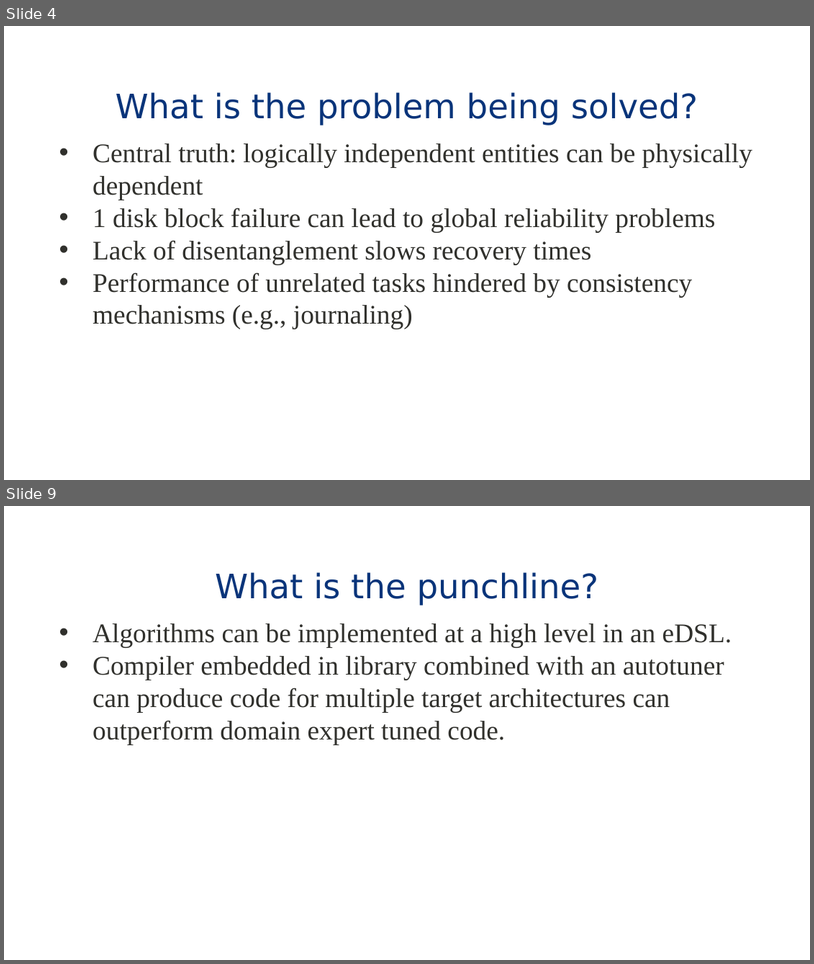
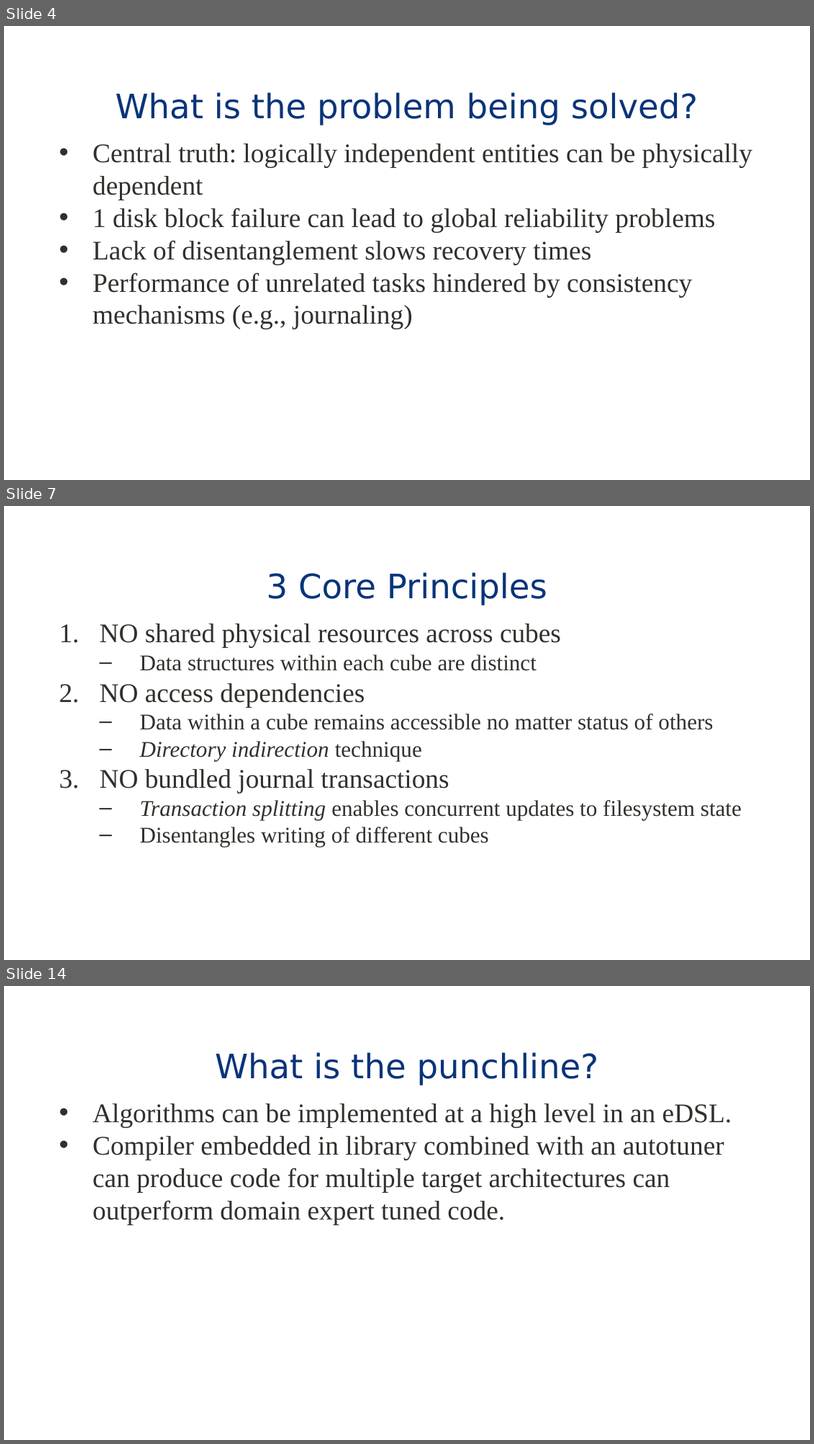
Before and after one commit to eddie-c-davis/cs-advos, a slide deck: presentations/IceFS.pptx. Shown one above the other, each under a label of ours: slides 4 and 9 before the commit, slides 4, 7 and 14 after it; the slides between them are not shown. The pictures are 814x964 and 814x1444 pixels, drawn with LibreOffice and Linux fonts; fonts in the diff are those of the drawing; background and template pictures are left out. Boxes give left, top, right and bottom in pixels: in the first picture for what was removed or moved away, otherwise in the second. Text is boxed around its words. In the diff, an @@ line names an element or a change of style, - is before the commit and + after.

```diff
--- a/presentations/IceFS.pptx
+++ b/presentations/IceFS.pptx
@@ slide 7 added at <box>4,506,810,960</box>, background #FFFFFF; not listed: 1 template element that a slide beside it also shows @@
@@ title added at <box>267,572,548,605</box>, 30 pt, text #09347A @@
+3 Core Principles
@@ text added at <box>100,623,742,847</box>, 20 pt, text #30302C @@
+1. NO shared physical resources across cubes
+  – Data structures within each cube are distinct
+2. NO access dependencies
+  – Data within a cube remains accessible no matter status of others
+  – Directory indirection technique
+3. NO bundled journal transactions
+  – Transaction splitting enables concurrent updates to filesystem state
+  – Disentangles writing of different cubes
@@ what was slide 9 is now slide 14 @@
```
Also in this commit, not shown: 1 slide changed, 7 other slides added, 3 slides removed.
